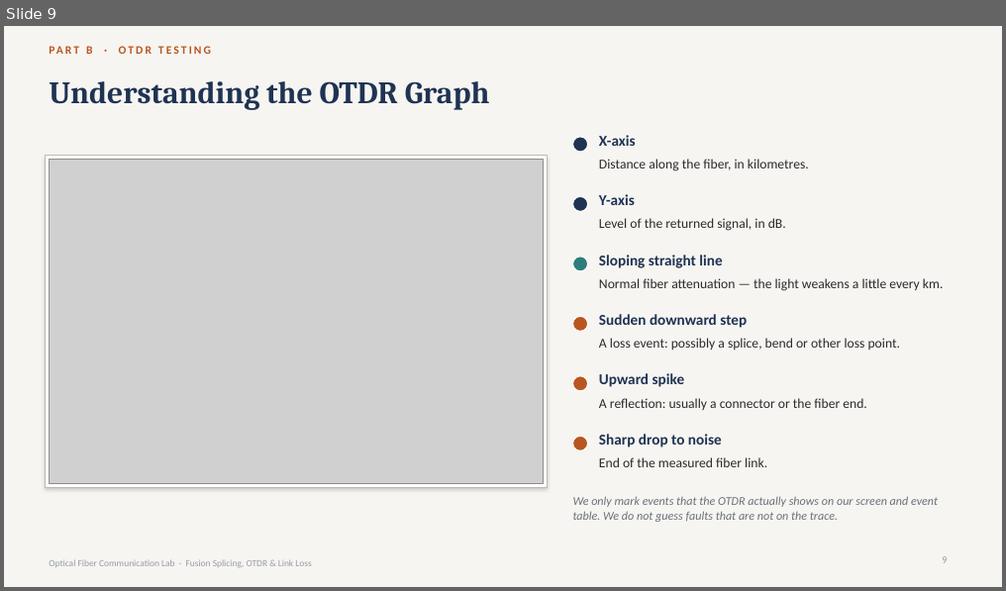
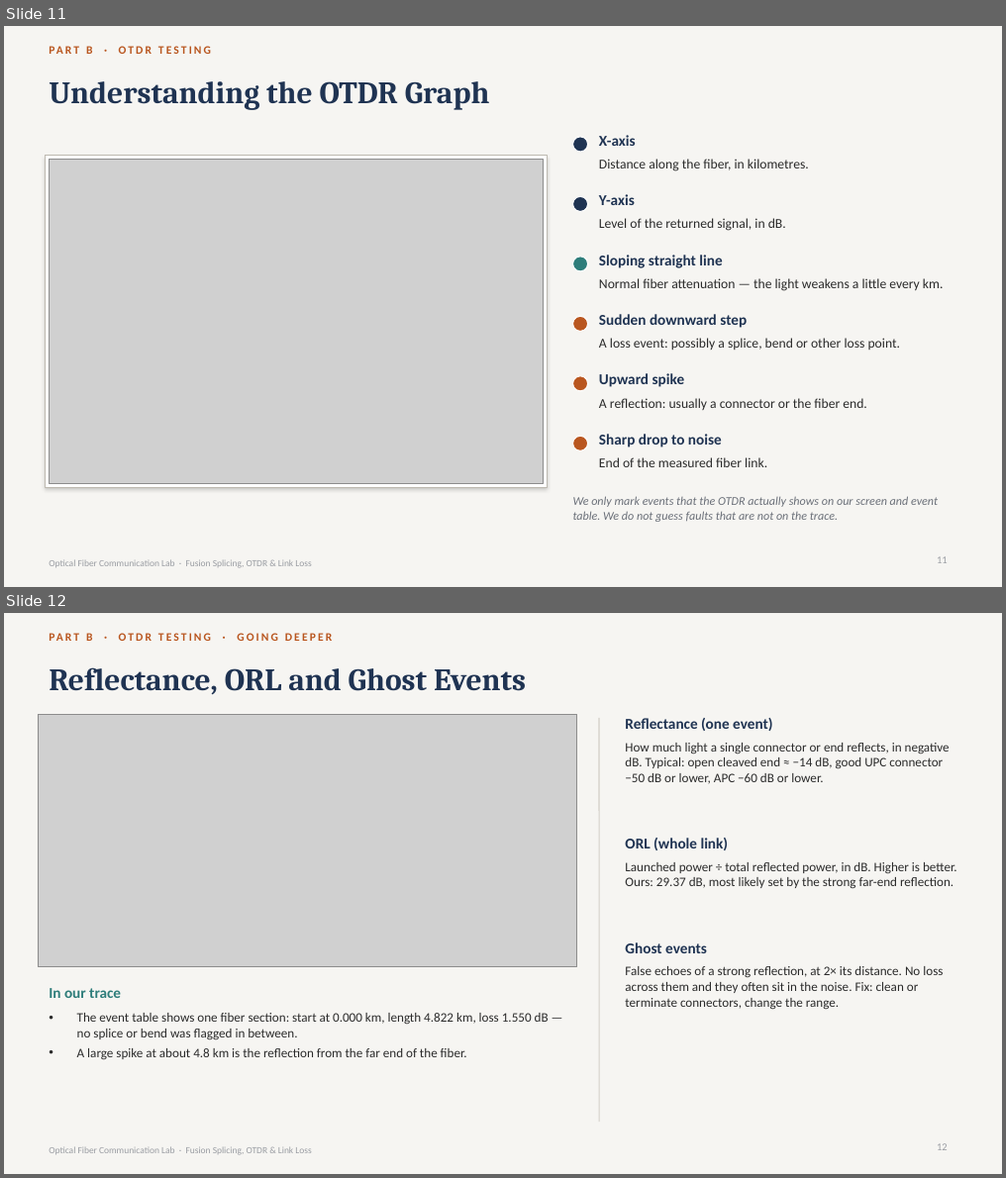
Before and after one commit to sriyansv/gemsontop, a slide deck: Fiber_Optic_Lab_Output/Fiber_Optic_Splicing_OTDR_Link_Loss.pptx. Shown one above the other, each under a label of ours: slide 9 before the commit, slides 11 and 12 after it. The pictures are 1006x591 and 1006x1178 pixels, drawn with LibreOffice and Linux fonts; fonts in the diff are those of the drawing; grey boxes stand for pictures. Boxes give left, top, right and bottom in pixels: in the first picture for what was removed or moved away, otherwise in the second. Text is boxed around its words. In the diff, an @@ line names an element or a change of style, - is before the commit and + after.

```diff
--- a/Fiber_Optic_Lab_Output/Fiber_Optic_Splicing_OTDR_Link_Loss.pptx
+++ b/Fiber_Optic_Lab_Output/Fiber_Optic_Splicing_OTDR_Link_Loss.pptx
@@ slide 12 added at bbox=[4, 613, 1002, 1174], background #F6F5F2; not listed: 1 template element that a slide beside it also shows @@
@@ text added at bbox=[86, 631, 332, 644], 11 pt, text #B9561F, bold @@
+PART B · OTDR TESTING · GOING DEEPER
@@ title added at bbox=[49, 667, 526, 694], 30 pt, text #1F3352, bold @@
+Reflectance, ORL and Ghost Events
@@ picture added at bbox=[38, 714, 576, 967] @@
@@ line added from (599, 718) to (599, 1122), #D3D0C8 1 pt @@
@@ text added at bbox=[625, 718, 772, 731], 14.5 pt, text #1F3352, bold @@
+Reflectance (one event)
@@ text added at bbox=[625, 743, 949, 784], 12.5 pt, text #2B2B2B @@
+How much light a single connector or end reflects, in negative dB. Typical: open cleaved end ≈ −14 dB, good UPC connector −50 dB or lower, APC −60 dB or lower.
@@ text added at bbox=[625, 838, 729, 851], 14.5 pt, text #1F3352, bold @@
+ORL (whole link)
@@ text added at bbox=[625, 862, 957, 889], 12.5 pt, text #2B2B2B @@
+Launched power ÷ total reflected power, in dB. Higher is better. Ours: 29.37 dB, most likely set by the strong far-end reflection.
@@ text added at bbox=[625, 943, 707, 954], 14.5 pt, text #1F3352, bold @@
+Ghost events
@@ text added at bbox=[625, 966, 943, 1010], 12.5 pt, text #2B2B2B @@
+False echoes of a strong reflection, at 2× its distance. No loss across them and they often sit in the noise. Fix: clean or terminate connectors, change the range.
@@ text added at bbox=[49, 988, 121, 998], 14.5 pt, text #2E7D7A, bold @@
+In our trace
@@ text added at bbox=[77, 1013, 548, 1060], 12.5 pt, text #2B2B2B @@
+• The event table shows one fiber section: start at 0.000 km, length 4.822 km, loss 1.550 dB — no splice or bend was flagged in between.
+• A large spike at about 4.8 km is the reflection from the far end of the fiber.
@@ page number added at bbox=[937, 1144, 947, 1151], 10 pt, text #9A9DA3 @@
+12
@@ what was slide 9 is now slide 11 @@
@@ page number at bbox=[937, 557, 947, 564]: text changed @@
-9
+11
```
Also in this commit, not shown: 2 slides changed, 3 other slides added, 2 slides removed, 12 other files.
